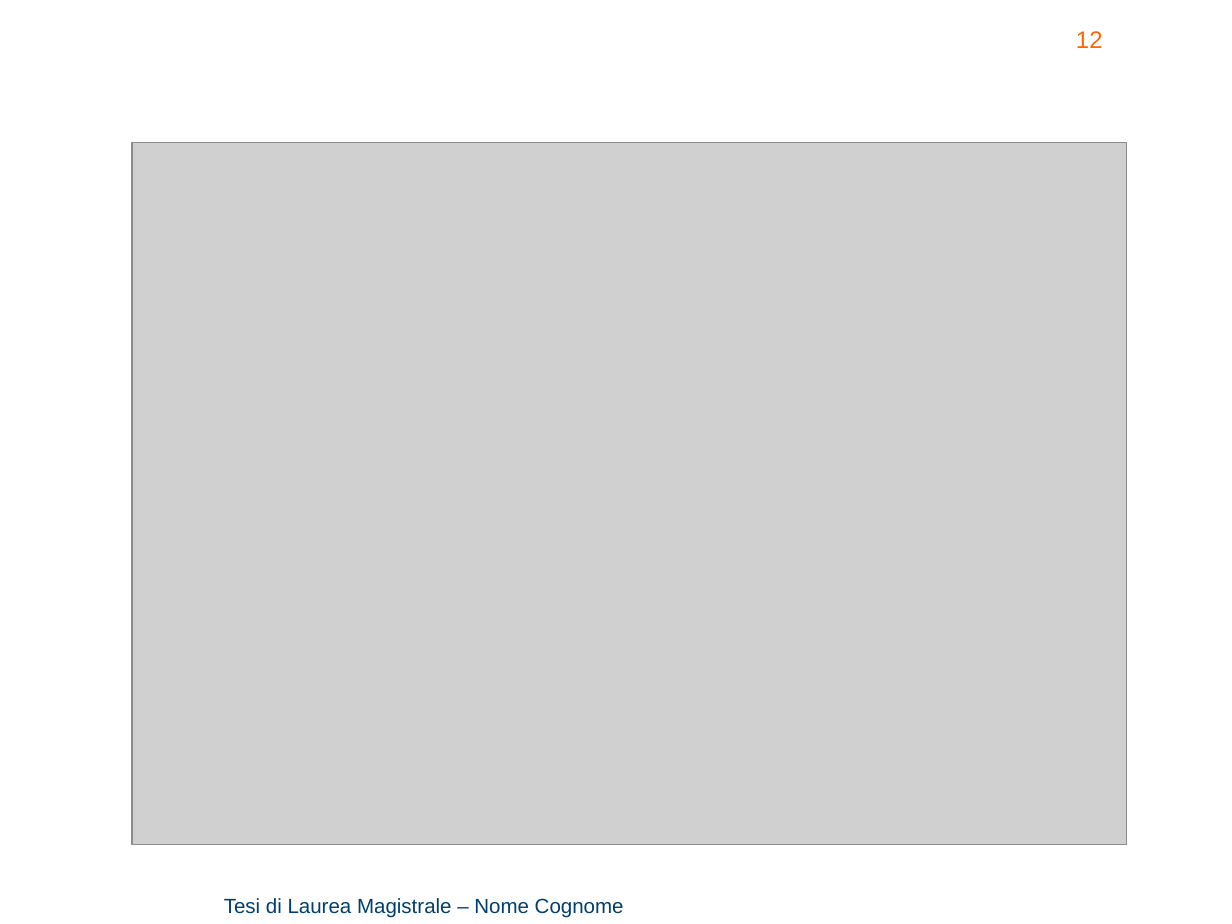
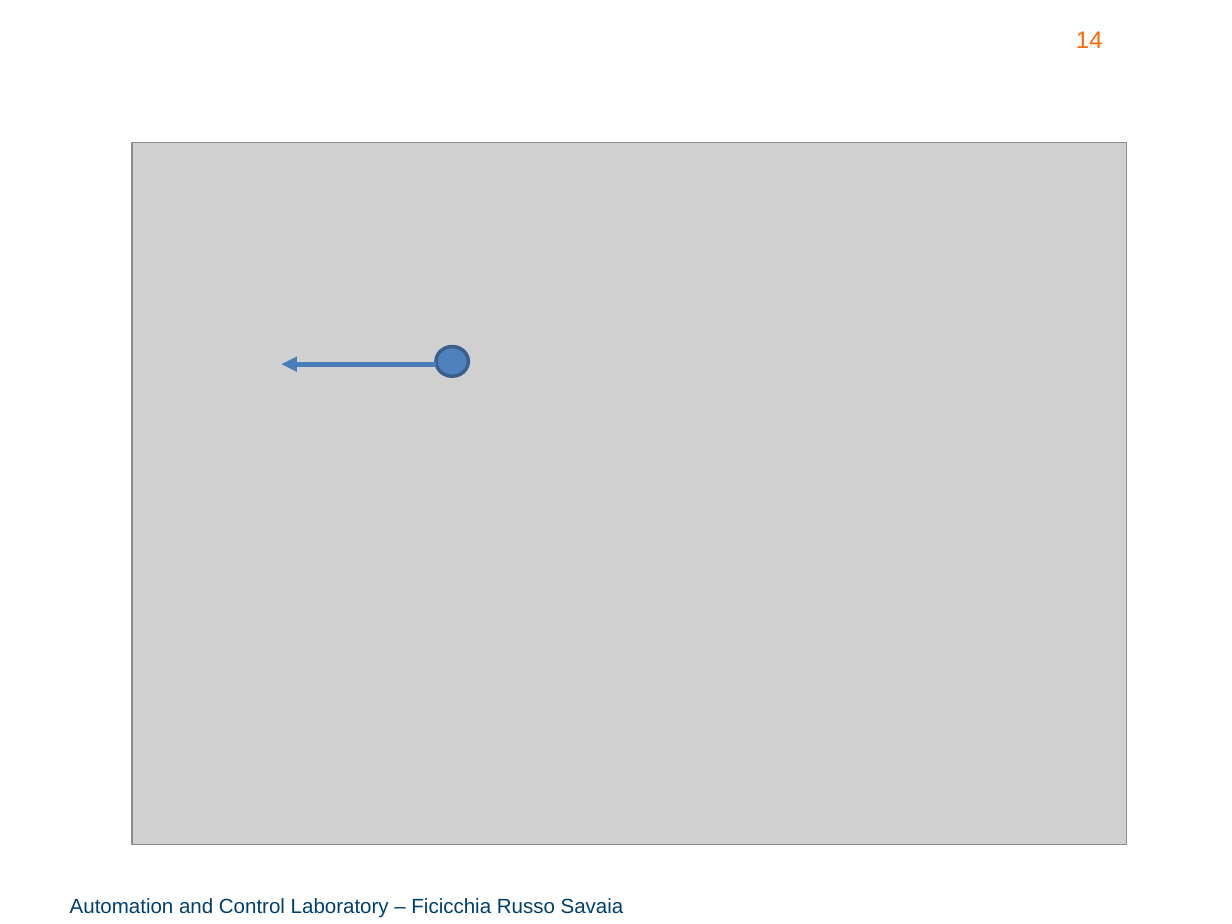
Before and after one commit to rssalessio/Control-Linear-Vibrations, a slide deck: slide 14 of finalPresentation/Part 3/Part3.pptx (slide 12 before the commit). Drawn at 1232x924 pixels with LibreOffice and Linux fonts; fonts in the diff are those of the drawing; grey boxes stand for pictures; background and template pictures are left out. Boxes give left, top, right and bottom in pixels: in the first picture for what was removed or moved away, otherwise in the second. Text is boxed around its words. In the diff, an @@ line names an element or a change of style, - is before the commit and + after.

```diff
--- a/finalPresentation/Part 3/Part3.pptx
+++ b/finalPresentation/Part 3/Part3.pptx
@@ page number at box(1076, 31, 1103, 48): text changed @@
-12
+14
@@ ellipse added at box(436, 346, 468, 376), fill #4F81BD, outline #3A5F8C 2 pt @@
@@ arrow added from (436, 365) to (282, 365), #4B7EBC 3 pt @@
@@ text at box(70, 898, 624, 918): text changed @@
-Tesi di Laurea Magistrale – Nome Cognome
+Automation and Control Laboratory – Ficicchia Russo Savaia
```
Also in this commit, not shown: 24 other slides changed, 2 slides added.
